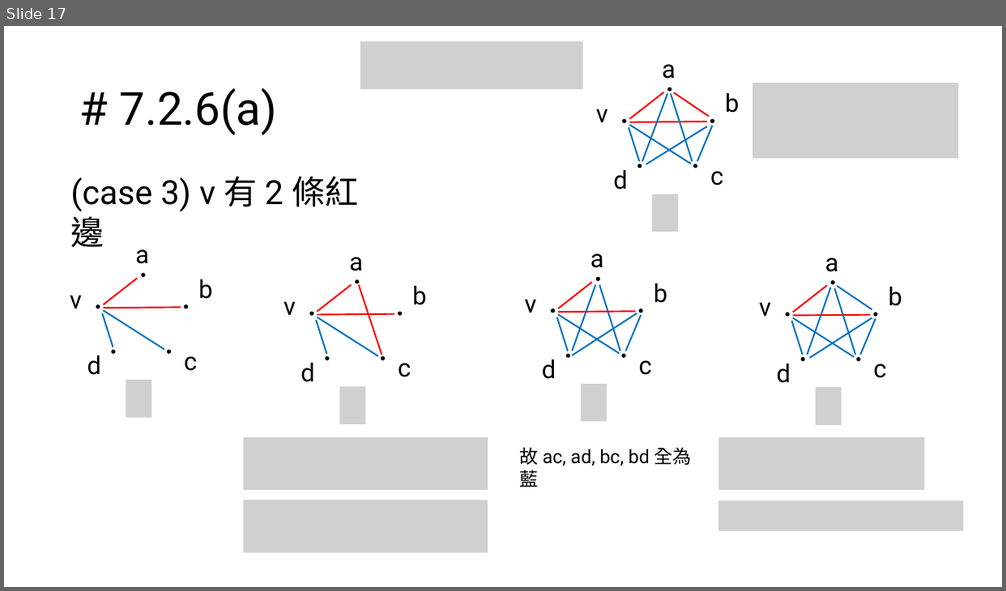
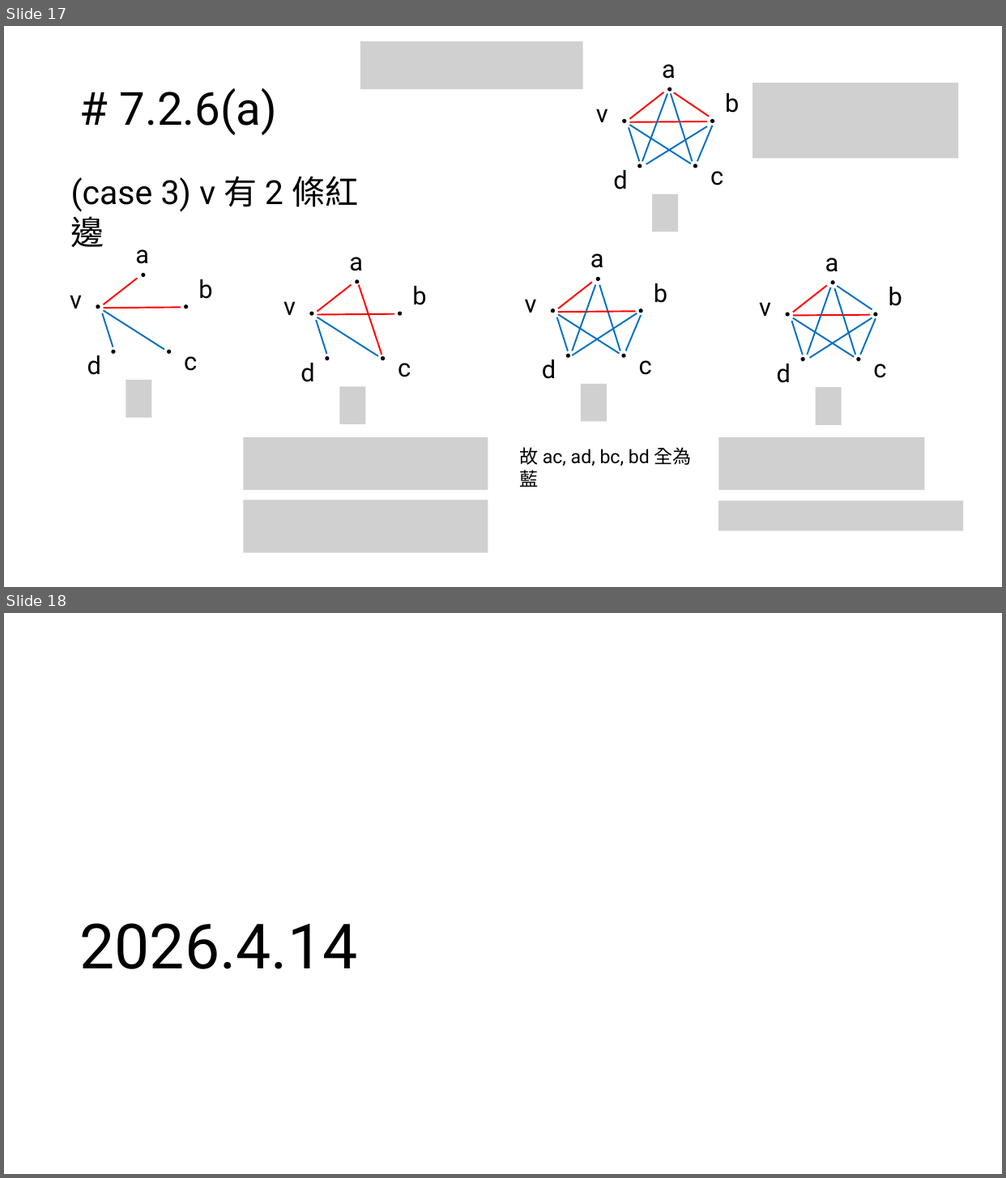
Before and after one commit to PuiPu/senior-college-spring, a slide deck: 圖論/期中圖.pptx. Shown one above the other, each under a label of ours: slide 17 before the commit, slides 17 and 18 after it. The pictures are 1006x591 and 1006x1178 pixels, drawn with LibreOffice and Linux fonts; fonts in the diff are those of the drawing; grey boxes stand for pictures. Boxes give left, top, right and bottom in pixels: in the first picture for what was removed or moved away, otherwise in the second. Text is boxed around its words. In the diff, an @@ line names an element or a change of style, - is before the commit and + after.

```diff
--- a/圖論/期中圖.pptx
+++ b/圖論/期中圖.pptx
@@ slide 18 added at (x1=4, y1=613, x2=1002, y2=1174), background #FFFFFF @@
@@ title added at (x1=79, y1=923, x2=357, y2=969), 60 pt, text #000000 @@
+2026.4.14
```
Also in this commit, not shown: 1 slide changed, 2 other slides added, 5 other files.
